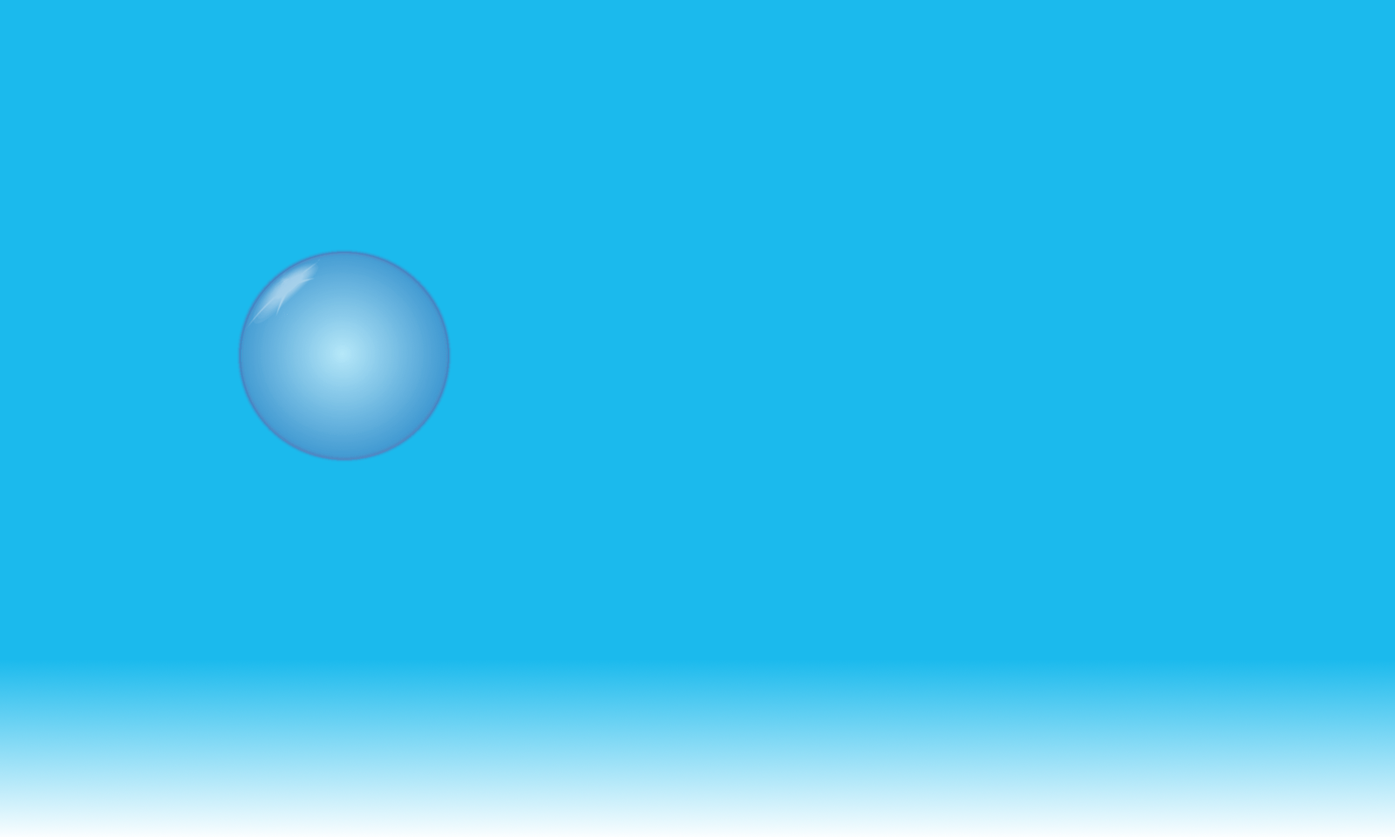
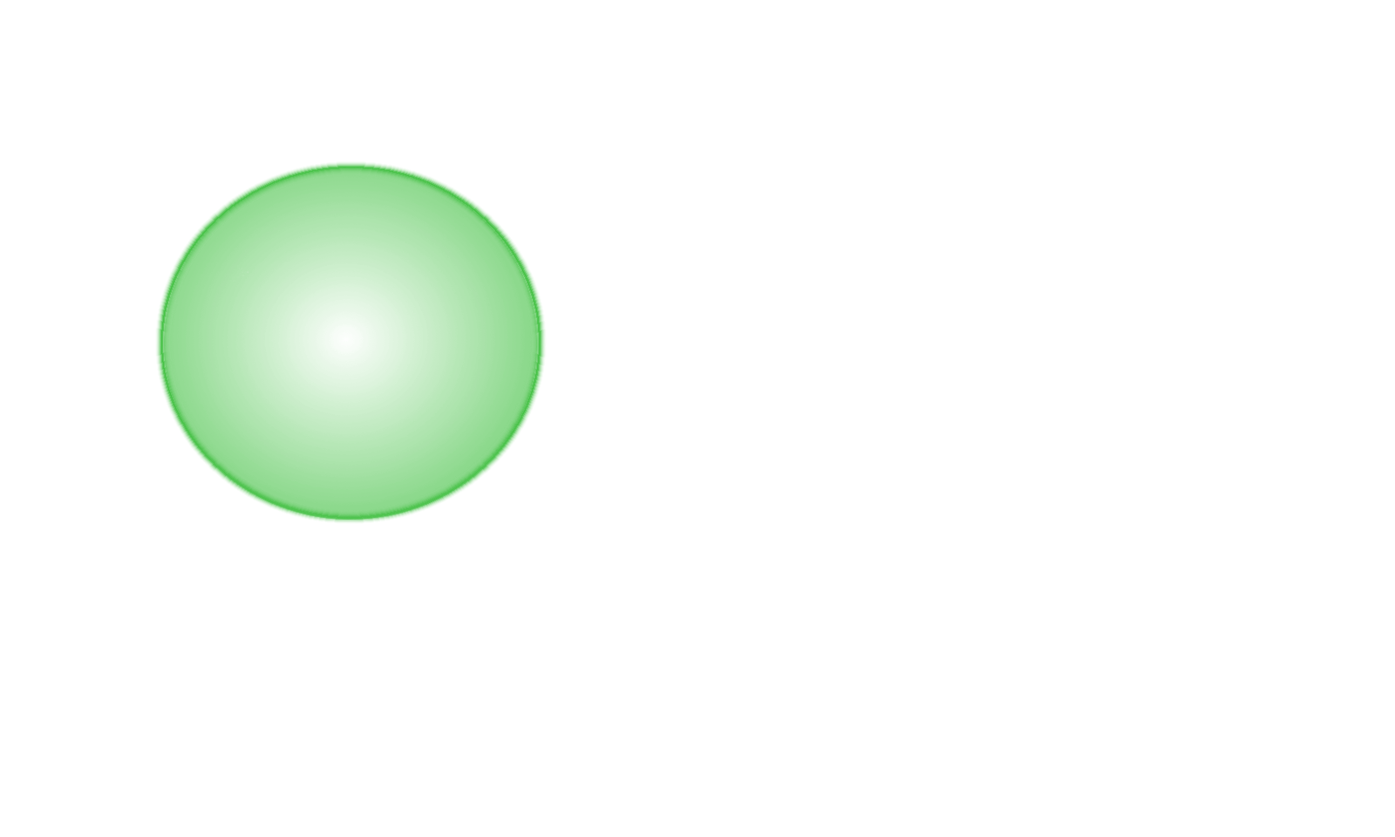
Layered file, before and after one edit (w=1395, h=837). Changes by layer:
removed layer "blue bubble" over [228, 248, 453, 463]
added layer "green_bubble" above "estrella deforme" over [155, 160, 547, 525]
hid "Fondo" over [0, 0, 1395, 837]
